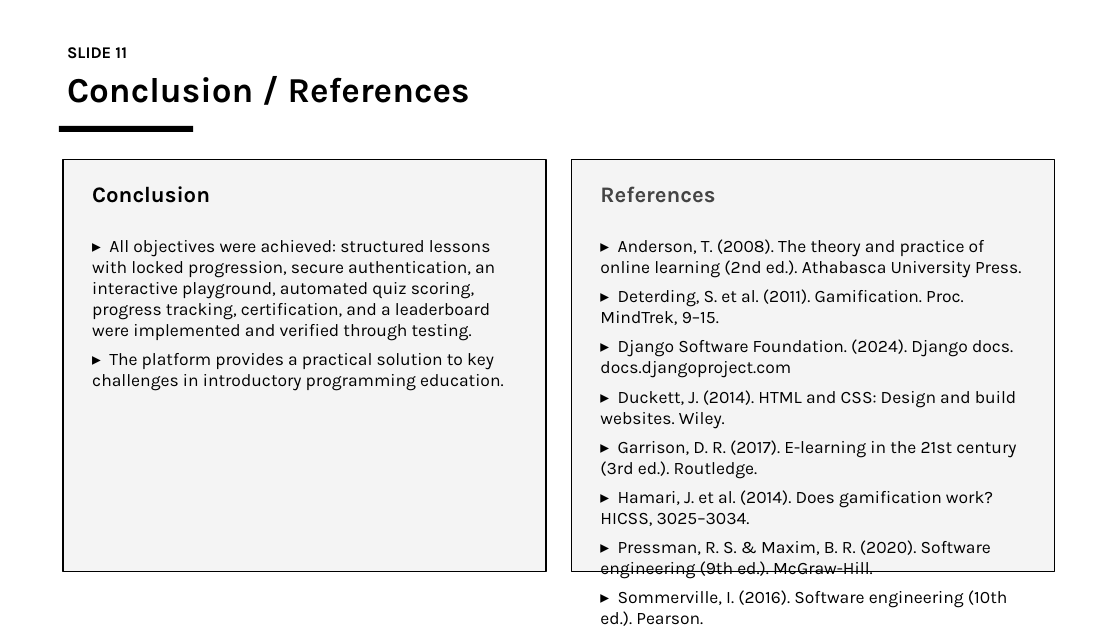
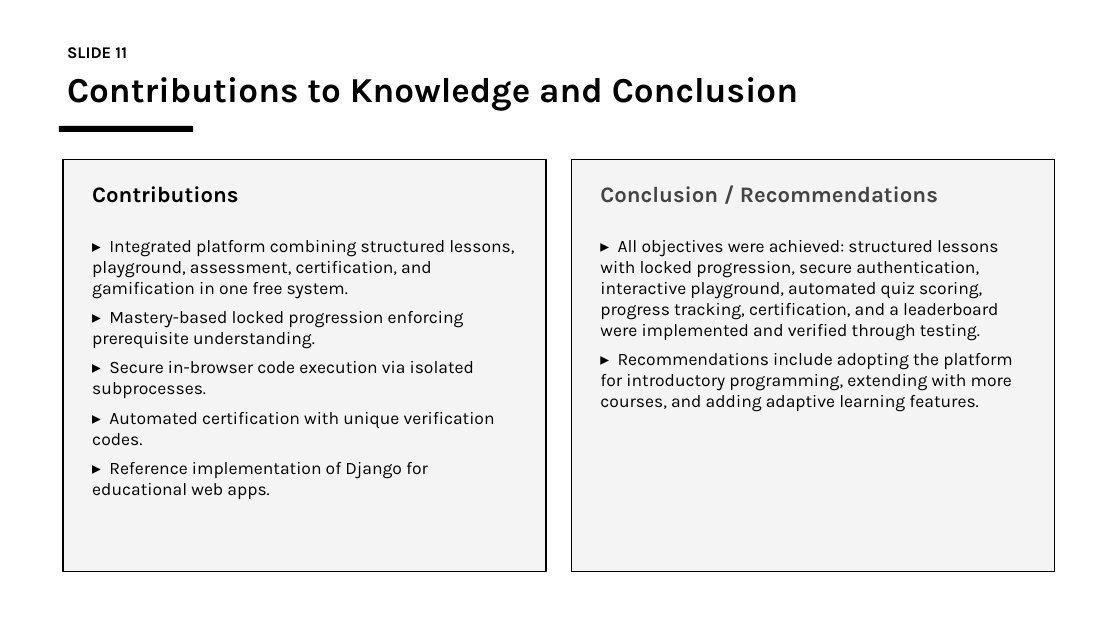
Before and after one commit to charlesfame33-web/IDS, a slide deck: slide 11 of mayor4code_Defence_Slides.pptx. Drawn at 1120x630 pixels with LibreOffice and Linux fonts; fonts in the diff are those of the drawing. Boxes give left, top, right and bottom in pixels: in the first picture for what was removed or moved away, otherwise in the second. Text is boxed around its words. In the diff, an @@ line names an element or a change of style, - is before the commit and + after.

Commit message:
chore: complete mayor4code — fix mockup, all_done stats, expand report to 65pp with flowchart, contributions, enhanced slides

```diff
--- a/mayor4code_Defence_Slides.pptx
+++ b/mayor4code_Defence_Slides.pptx
@@ text at (x1=67, y1=77, x2=798, y2=111): text changed @@
-Conclusion / References
+Contributions to Knowledge and Conclusion
@@ text at (x1=92, y1=186, x2=238, y2=203): text changed @@
-Conclusion
+Contributions
@@ text at (x1=600, y1=186, x2=938, y2=203): text changed @@
-References
+Conclusion / Recommendations
@@ text at (x1=92, y1=240, x2=514, y2=499): text changed @@
-▸ All objectives were achieved: structured lessons with locked progression, secure authentication, an interactive playground, automated quiz scoring, progress tracking, certification, and a leaderboard were implemented and verified through testing.
-▸ The platform provides a practical solution to key challenges in introductory programming education.
+▸ Integrated platform combining structured lessons, playground, assessment, certification, and gamification in one free system.
+▸ Mastery-based locked progression enforcing prerequisite understanding.
+▸ Secure in-browser code execution via isolated subprocesses.
+▸ Automated certification with unique verification codes.
+▸ Reference implementation of Django for educational web apps.
@@ text at (x1=600, y1=240, x2=1013, y2=412): text changed @@
-▸ Anderson, T. (2008). The theory and practice of online learning (2nd ed.). Athabasca University Press.
-▸ Deterding, S. et al. (2011). Gamification. Proc. MindTrek, 9–15.
-▸ Django Software Foundation. (2024). Django docs. docs.djangoproject.com
-▸ Duckett, J. (2014). HTML and CSS: Design and build websites. Wiley.
-▸ Garrison, D. R. (2017). E-learning in the 21st century (3rd ed.). Routledge.
-▸ Hamari, J. et al. (2014). Does gamification work? HICSS, 3025–3034.
-▸ Pressman, R. S. & Maxim, B. R. (2020). Software engineering (9th ed.). McGraw-Hill.
-▸ Sommerville, I. (2016). Software engineering (10th ed.). Pearson.
+▸ All objectives were achieved: structured lessons with locked progression, secure authentication, interactive playground, automated quiz scoring, progress tracking, certification, and a leaderboard were implemented and verified through testing.
+▸ Recommendations include adopting the platform for introductory programming, extending with more courses, and adding adaptive learning features.
```
Also in this commit, not shown: 7 other slides changed, 1 slide added, 1 slide removed, 7 other files.
